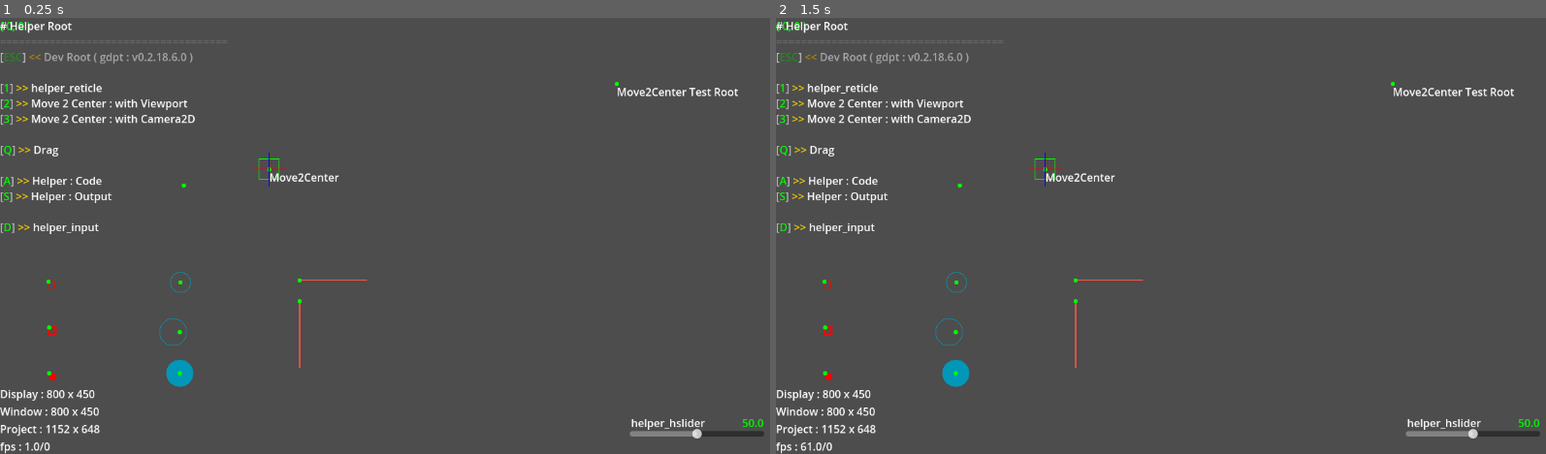
Above: before the commit, frames 1-2 (left to right).
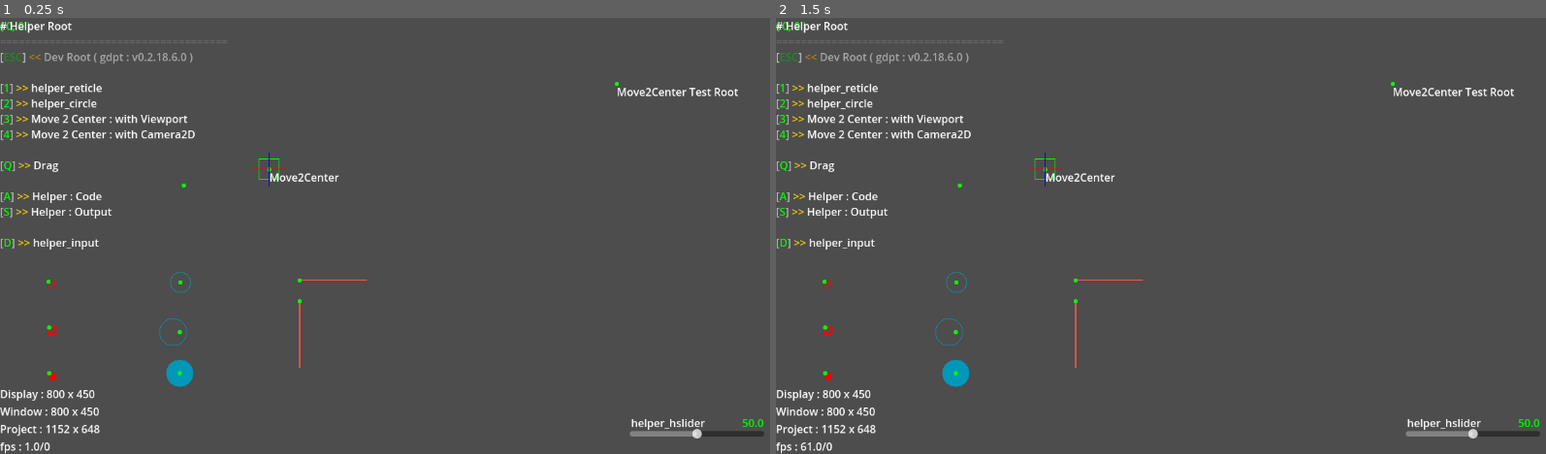
Above: after the commit, the same moments.

Repository: R2Road/godot_play_tool
Game: Godot game, scene res://test_helper/test_helper_root.tscn
The game is run twice, just before and just after one commit, with the same random seed, the same clock (stepped at 60 frames per second) and the same inputs. This scene is started directly instead of the project's main scene.
Inputs (mouse positions are in pixels of both pictures, inside the frame that each line leads up to):
- Up to frame 1 (0.25 s): no input
- Up to frame 2 (1.5 s): tap Enter at 0.5 s; move the mouse to (1338, 214) at 0.52 s; hold D 0.53-1.25 s; tap 2 at 0.6 s; click (1338, 214) at 0.67 s; tap Space at 0.77 s; tap 3 at 0.8 s; drag from (1007, 257) to (1122, 323) at 1.27 s

The runs differ from the first frame. In frame 1, 1.3% of the frame differs, in the area x 0-26%, y 18-54%; in frame 2, 1.3%.
Error in both runs: Out of bounds get index '1' (on base: 'Array[Dictionary]') (res://addons/godot_play_tool/scene/gdpt_scene.gd:25)

Commit message:
add scene : test_helper___circle

Diff:
--- /dev/null
+++ b/project/test_helper/test_helper___circle.gd
@@ -0,0 +1,21 @@
+class_name test_helper___circle extends GDPTScene
+
+
+
+### GDPT Override ################################################
+static func scene_name()->String:
+	return "helper_circle"
+
+
+static func scene_path()->String:
+	return super.scene_path()
+
+
+
+### Override #####################################################
+func _ready():
+	pam.set_name( scene_name() )
+	pam.add_split()
+	pam.add_back( Key.KEY_ESCAPE )
+	pam.add_split()
+	build_summary( eSceneType.TEST )
--- /dev/null
+++ b/project/test_helper/test_helper___circle.tscn
@@ -0,0 +1,32 @@
+[gd_scene load_steps=3 format=3 uid="uid://cpr42bgmvpnd2"]
+
+[ext_resource type="Script" uid="uid://dd8e87gcfn7al" path="res://test_helper/test_helper___circle.gd" id="1_n8omk"]
+[ext_resource type="PackedScene" uid="uid://gpu5f7fm35o4" path="res://addons/godot_play_tool/helper/helper_circle.tscn" id="2_xu0ni"]
+
+[node name="test_helper___circle" type="Node2D"]
+script = ExtResource("1_n8omk")
+
+[node name="Camera2D" type="Camera2D" parent="."]
+
+[node name="radius_test" parent="." instance=ExtResource("2_xu0ni")]
+color = Color(4.81308e-06, 0.713634, 0.935856, 1)
+radius = 100.0
+
+[node name="fill_test" parent="." instance=ExtResource("2_xu0ni")]
+color = Color(1, 0.470588, 0.356863, 1)
+radius = 50.0
+fill = true
+
+[node name="offset_test_1" parent="." instance=ExtResource("2_xu0ni")]
+offset = Vector2(-400, 0)
+radius = 50.0
+fill = true
+
+[node name="offset_test_2" parent="." instance=ExtResource("2_xu0ni")]
+offset = Vector2(400, 200)
+radius = 50.0
+
+[node name="offset_test_3" parent="." instance=ExtResource("2_xu0ni")]
+position = Vector2(198, -283)
+offset = Vector2(200, 100)
+radius = 50.0
--- a/project/test_helper/test_helper_root.gd
+++ b/project/test_helper/test_helper_root.gd
@@ -19,8 +19,9 @@
 	pam.add_front( dev_root.scene_name(),			Key.KEY_ESCAPE, dev_root.scene_path() )
 	pam.add_lf()
 	pam.add_mover( test_helper___reticle.scene_name(),						Key.KEY_1, test_helper___reticle.scene_path() )
-	pam.add_mover( test_helper___move2center_with_viewport.scene_name(),	Key.KEY_2, test_helper___move2center_with_viewport.scene_path() )
-	pam.add_mover( test_helper___move2center_with_camera2d.scene_name(),	Key.KEY_3, test_helper___move2center_with_camera2d.scene_path() )
+	pam.add_mover( test_helper___circle.scene_name(),						Key.KEY_2, test_helper___circle.scene_path() )
+	pam.add_mover( test_helper___move2center_with_viewport.scene_name(),	Key.KEY_3, test_helper___move2center_with_viewport.scene_path() )
+	pam.add_mover( test_helper___move2center_with_camera2d.scene_name(),	Key.KEY_4, test_helper___move2center_with_camera2d.scene_path() )
 	pam.add_lf()
 	pam.add_mover( test_helper___drag.scene_name(),			Key.KEY_Q, test_helper___drag.scene_path() )
 	pam.add_lf()
Not shown, added: project/test_helper/test_helper___circle.gd.uid
